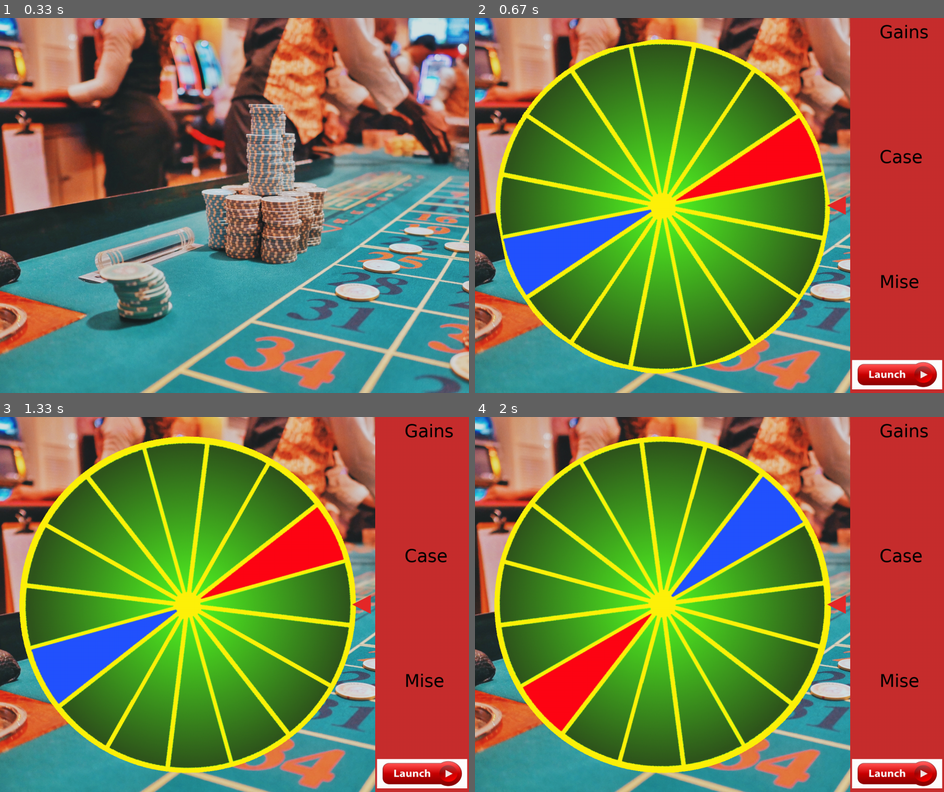
Above: before the commit, frames 1-4 (two rows, left to right).
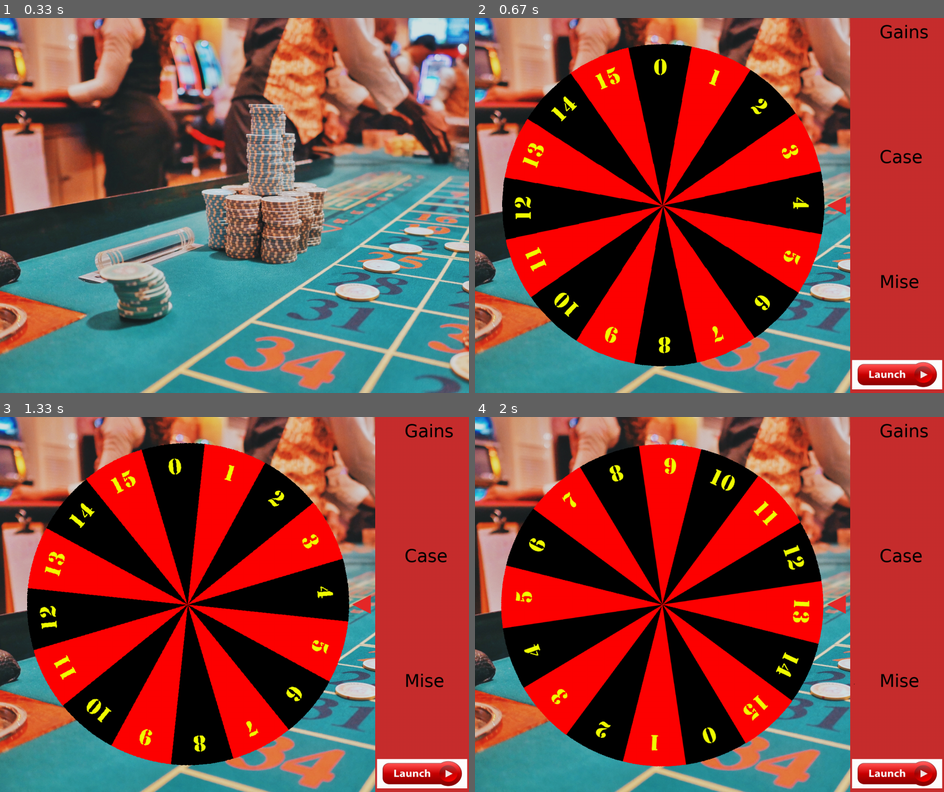
Above: after the commit, the same moments.

Repository: mehradn7/cryptocasino
Game: pygame game, started from main.py
Two runs of this game, one before a commit and one after it. Both use one fixed random seed, a clock stepped at 60 frames per second and the inputs below.
Inputs:
- Up to frame 1 (0.33 s): no input
- Up to frame 2 (0.67 s): tap F1 at 0.33 s
- Up to frame 3 (1.33 s): tap Space at 0.67, 1.1 s
- Up to frame 4 (2 s): no input

Frame 1 is identical in both runs. In frame 2, 47% of the frame differs, in the area x 4-76%, y 5-95%; in frame 3, 48%; in frame 4, 48%, in the area x 4-81%, y 5-95%.

Commit message:
BruceWheelis

Diff:
--- a/interface.py
+++ b/interface.py
@@ -35,26 +35,34 @@
         self.window.blit(self.fond_sidemenu, (height,0))
 
         testFont = pygame.font.SysFont("Ubuntu", 48)
-
         randNumLabel = testFont.render("Gains", 1, (0,0,0))
         self.window.blit(randNumLabel, (height + 80,10))
         randNumLabel2 = testFont.render("Case", 1, (0,0,0))
         self.window.blit(randNumLabel2, (height + 80,height/3 + 10))
         randNumLabel3 = testFont.render("Mise", 1, (0,0,0))
         self.window.blit(randNumLabel3, (height + 80,2*height/3 + 10))
-
         launchButton = pygame.image.load(image_launchbutton).convert_alpha()
         self.window.blit(launchButton, (height + 5,height -90))
+        pygame.display.flip()
 
+    def blitSideMenu(self):
+        self.window.blit(self.fond_sidemenu, (height,0))
 
-        pygame.display.flip()
+        testFont = pygame.font.SysFont("Ubuntu", 48)
+        randNumLabel = testFont.render("Gains", 1, (0,0,0))
+        self.window.blit(randNumLabel, (height + 80,10))
+        randNumLabel2 = testFont.render("Case", 1, (0,0,0))
+        self.window.blit(randNumLabel2, (height + 80,height/3 + 10))
+        randNumLabel3 = testFont.render("Mise", 1, (0,0,0))
+        self.window.blit(randNumLabel3, (height + 80,2*height/3 + 10))
+        launchButton = pygame.image.load(image_launchbutton).convert_alpha()
+        self.window.blit(launchButton, (height + 5,height -90))
 
 
     def initRoulette(self):
         pygame.display.set_caption(title)
         self.window.blit(self.fond_casino, (0,0))
-
-        self.wheel.change_angle(360 / 32)
+        self.wheel.change_angle(1)
         self.blitWheel()
         self.blitArrow()
         pygame.display.flip()
@@ -72,16 +80,12 @@
         end_angle = (self.wheel.angle + 360/16)%360 # à changer en random (PRNG)
 
         time = numpy.linspace(0,numpy.pi/2, nbRot)
-
         angles_test = [numpy.sin(x) for x in time]
-
         angles_test = [((end_angle + 4 *360 - init_angle))*x for x in angles_test]
-
         angles_test = [init_angle + x for x in angles_test]
-
         for i in range(1, nbRot):
-            #self.window.blit(self.fond_casino, (0,0))
-            #self.window.blit(self.fond_sidemenu, (height,0)) # pas nécessaire je crois (car recouvert par la roue)
+            self.window.blit(self.fond_casino, (0,0))
+            self.blitSideMenu()
             self.wheel.change_angle(angles_test[i])
             self.blitWheel()
             self.blitArrow()
--- a/params.py
+++ b/params.py
@@ -11,7 +11,7 @@
 image_fond_casino = "images/casino.png"
 image_fond_roulette = "images/fondbleu.png"
 image_fond_sidemenu = "images/fondroge.png"
-image_wheel = "images/WheelSmith.png"
+image_wheel = "images/BruceWheelis.png"
 image_arrow = "images/arrow.png"
 image_launchbutton = "images/launchbutton.png"
 
Binary file added: images/BruceWheelis.png
